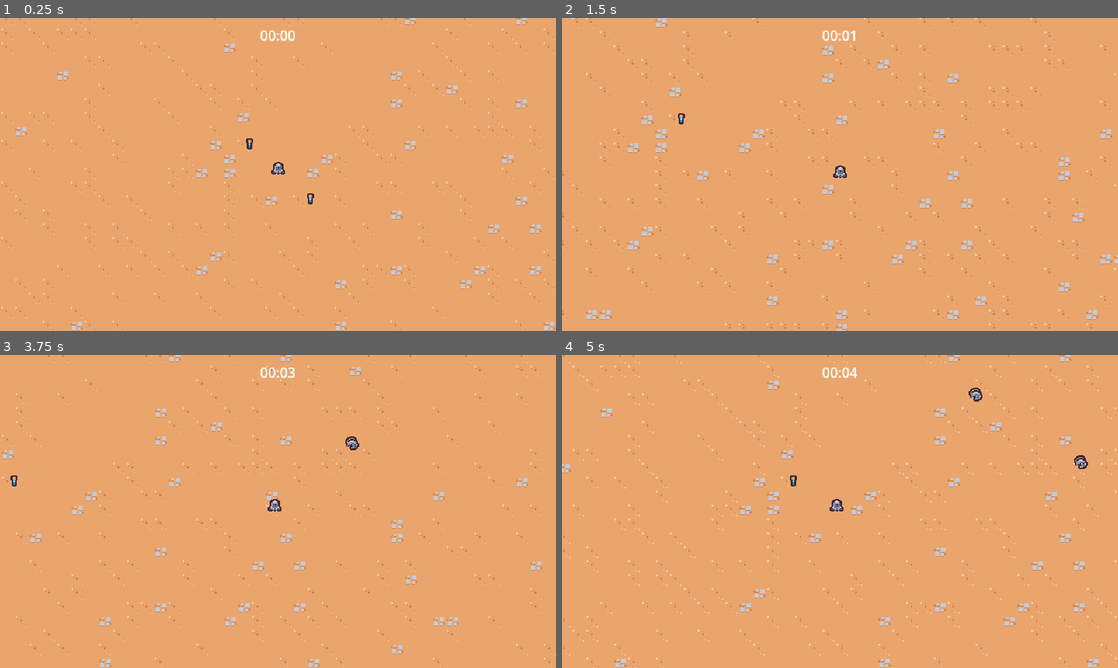
Above: before the commit, frames 1-4 (two rows, left to right).
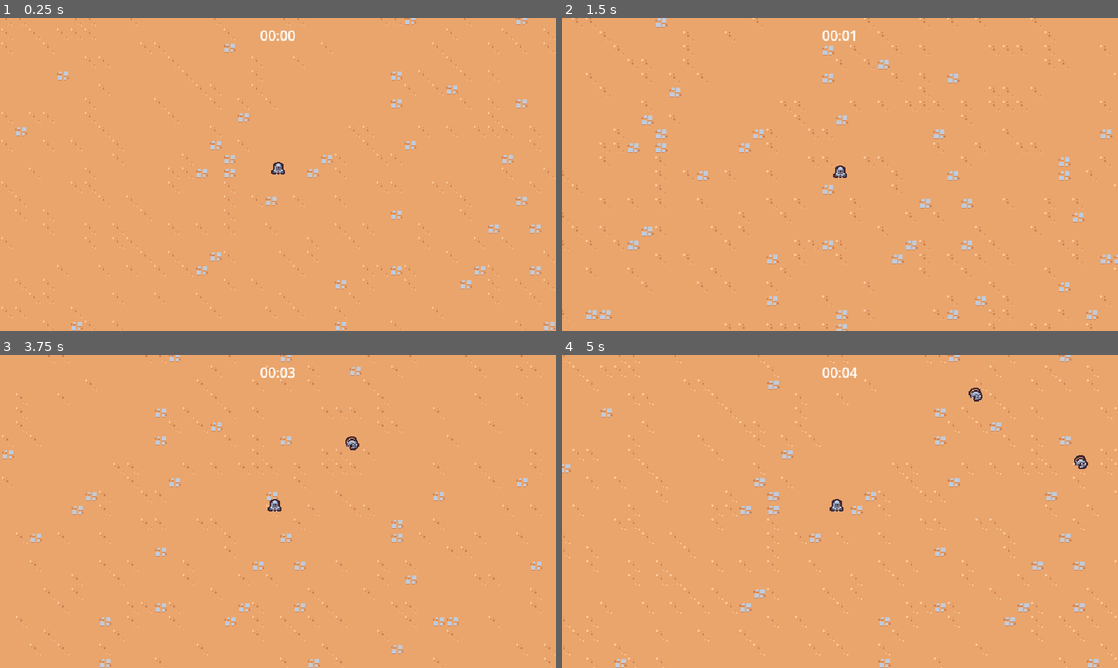
Above: after the commit, the same moments.

Repository: sebasvelasco353/2DSurvivorsCourse
Game: Godot game, scene res://scenes/main/main.tscn
Two runs of this game, one before a commit and one after it. Both use one fixed random seed, a clock stepped at 60 frames per second and the inputs below.
Inputs:
- Up to frame 1 (0.25 s): no input
- Up to frame 2 (1.5 s): tap Enter at 0.5 s; hold D (move_right) 0.53-1.28 s; hold S (move_down) from 1.28 s (still down)
- Up to frame 3 (3.75 s): release S (move_down) at 2.03 s; hold D (move_right) 2.03-2.78 s; hold W (move_up) 2.78-3.53 s; hold A (move_left) from 3.53 s (still down)
- Up to frame 4 (5 s): keep holding A (move_left)

The runs differ from the first frame. In frame 1, less than 0.1% of the frame differs, in the area x 44-57%, y 38-60%; in frame 2, less than 0.1%; in frame 3, less than 0.1%; in frame 4, less than 0.1%.

Commit message:
Finished video 18: Creating a health component

Diff:
--- /dev/null
+++ b/scenes/component/health_component.gd
@@ -0,0 +1,18 @@
+extends Node
+class_name HealthComponent
+
+signal died
+@export var max_healt:int = 10
+var current_health:int
+
+func _ready():
+	current_health = max_healt
+
+func damage(damage_amount:int):
+	current_health = max(current_health - damage_amount, 0)
+	Callable(check_death).call_deferred()
+
+func check_death():
+	if current_health == 0:
+		died.emit()
+		owner.queue_free()
--- /dev/null
+++ b/scenes/component/health_component.tscn
@@ -0,0 +1,6 @@
+[gd_scene load_steps=2 format=3 uid="uid://dfmei1pjpjy0o"]
+
+[ext_resource type="Script" path="res://scenes/component/health_component.gd" id="1_reigf"]
+
+[node name="HealthComponent" type="Node"]
+script = ExtResource("1_reigf")
--- /dev/null
+++ b/scenes/component/vial_drop_component.gd
@@ -0,0 +1,21 @@
+extends Node
+
+@export_range(0,1) var drop_percent:float = 0.5
+@export var health_component:Node
+@export var vial_scene:PackedScene
+
+func _ready():
+	(health_component as HealthComponent).died.connect(on_died)
+
+func on_died():
+	if randf() > drop_percent:
+		return
+	if vial_scene == null:
+		return
+	if not owner is Node2D:
+		return
+
+	var spawn_position = (owner as Node2D).global_position
+	var vial_instance = vial_scene.instantiate() as Node2D
+	owner.get_parent().add_child(vial_instance)
+	vial_instance.global_position = spawn_position
--- /dev/null
+++ b/scenes/component/vial_drop_component.tscn
@@ -0,0 +1,8 @@
+[gd_scene load_steps=3 format=3 uid="uid://bl8rtantsuh4y"]
+
+[ext_resource type="Script" path="res://scenes/component/vial_drop_component.gd" id="1_b4kg6"]
+[ext_resource type="PackedScene" uid="uid://daolaxoq848cc" path="res://scenes/game_object/experience_vial/experience_vial.tscn" id="2_3gtop"]
+
+[node name="VialDropComponent" type="Node"]
+script = ExtResource("1_b4kg6")
+vial_scene = ExtResource("2_3gtop")
--- a/scenes/game_object/basic_enemy/basic_enemy.gd
+++ b/scenes/game_object/basic_enemy/basic_enemy.gd
@@ -3,6 +3,7 @@
 
 const MAX_SPEED:int = 50
 @onready var area_2d = $Area2D
+@onready var health_component = $HealthComponent
 
 # Called when the node enters the scene tree for the first time.
 func _ready():
@@ -21,4 +22,4 @@
 	return Vector2.ZERO
 
 func on_area_entered(_other_area:Area2D):
-	queue_free()
+	health_component.damage(100)
--- a/scenes/game_object/basic_enemy/basic_enemy.tscn
+++ b/scenes/game_object/basic_enemy/basic_enemy.tscn
@@ -1,7 +1,9 @@
-[gd_scene load_steps=5 format=3 uid="uid://cijv3eyl86h40"]
+[gd_scene load_steps=7 format=3 uid="uid://cijv3eyl86h40"]
 
 [ext_resource type="Script" path="res://scenes/game_object/basic_enemy/basic_enemy.gd" id="1_6wol1"]
 [ext_resource type="Texture2D" uid="uid://b10cpcfd16wvo" path="res://assets/basic_enemy/basic_enemy.png" id="1_vfnxh"]
+[ext_resource type="PackedScene" uid="uid://dfmei1pjpjy0o" path="res://scenes/component/health_component.tscn" id="2_d13h1"]
+[ext_resource type="PackedScene" uid="uid://bl8rtantsuh4y" path="res://scenes/component/vial_drop_component.tscn" id="3_oap7b"]
 
 [sub_resource type="CircleShape2D" id="CircleShape2D_0474i"]
 radius = 12.0
@@ -14,6 +16,11 @@
 collision_mask = 9
 motion_mode = 1
 script = ExtResource("1_6wol1")
+
+[node name="HealthComponent" parent="." instance=ExtResource("2_d13h1")]
+
+[node name="VialDropComponent" parent="." node_paths=PackedStringArray("health_component") instance=ExtResource("3_oap7b")]
+health_component = NodePath("../HealthComponent")
 
 [node name="Area2D" type="Area2D" parent="."]
 collision_layer = 0
--- a/scenes/main/main.tscn
+++ b/scenes/main/main.tscn
@@ -7,7 +7,6 @@
 [ext_resource type="PackedScene" uid="uid://cpclgv1jw8k2h" path="res://scenes/ui/arena_time_ui.tscn" id="1_d1ykh"]
 [ext_resource type="PackedScene" uid="uid://dyrqi0jil0jwm" path="res://scenes/game_object/game_camera/game_camera.tscn" id="1_hx2yp"]
 [ext_resource type="PackedScene" uid="uid://cyha6wvy7r37j" path="res://scenes/manager/experience_manager.tscn" id="2_qplwi"]
-[ext_resource type="PackedScene" uid="uid://daolaxoq848cc" path="res://scenes/game_object/experience_vial/experience_vial.tscn" id="7_lu1xk"]
 
 [node name="Main" type="Node"]
 
@@ -29,9 +28,3 @@
 
 [node name="Player" parent="." instance=ExtResource("1_0cqic")]
 position = Vector2(640, 362)
-
-[node name="ExperienceVial" parent="." instance=ExtResource("7_lu1xk")]
-position = Vector2(607, 326)
-
-[node name="ExperienceVial2" parent="." instance=ExtResource("7_lu1xk")]
-position = Vector2(677, 389)
--- a/scenes/ui/arena_time_ui.gd
+++ b/scenes/ui/arena_time_ui.gd
@@ -3,7 +3,7 @@
 @export var arena_time_manager:Node
 @onready var label = %Label
 
-func _process(delta):
+func _process(_delta):
 	if arena_time_manager == null:
 		return
 	var time_elapsed = arena_time_manager.get_time_elapsed()
Not shown: 1 places in scenes/main/main.tscn that only renumber resources
